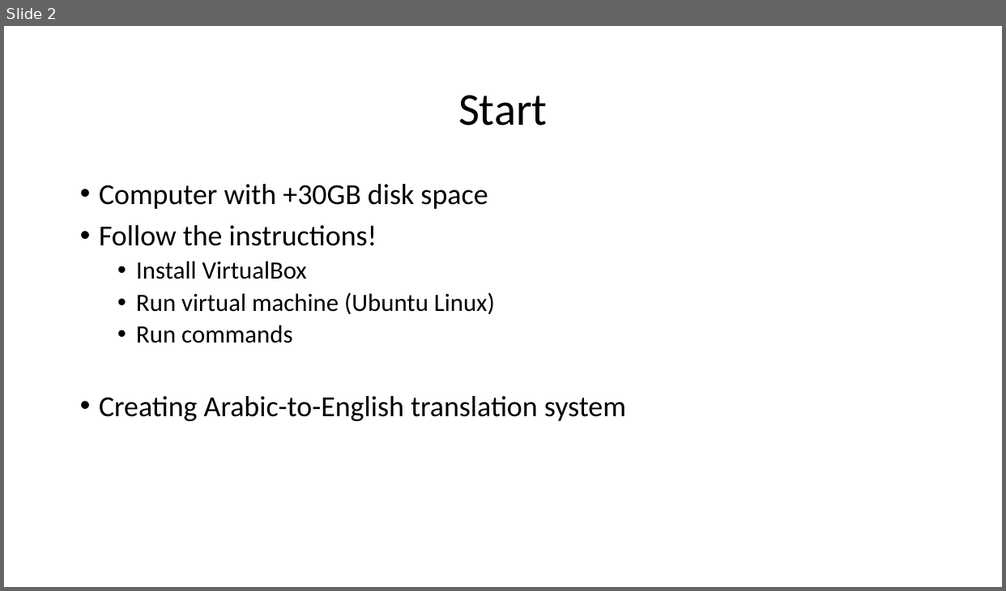
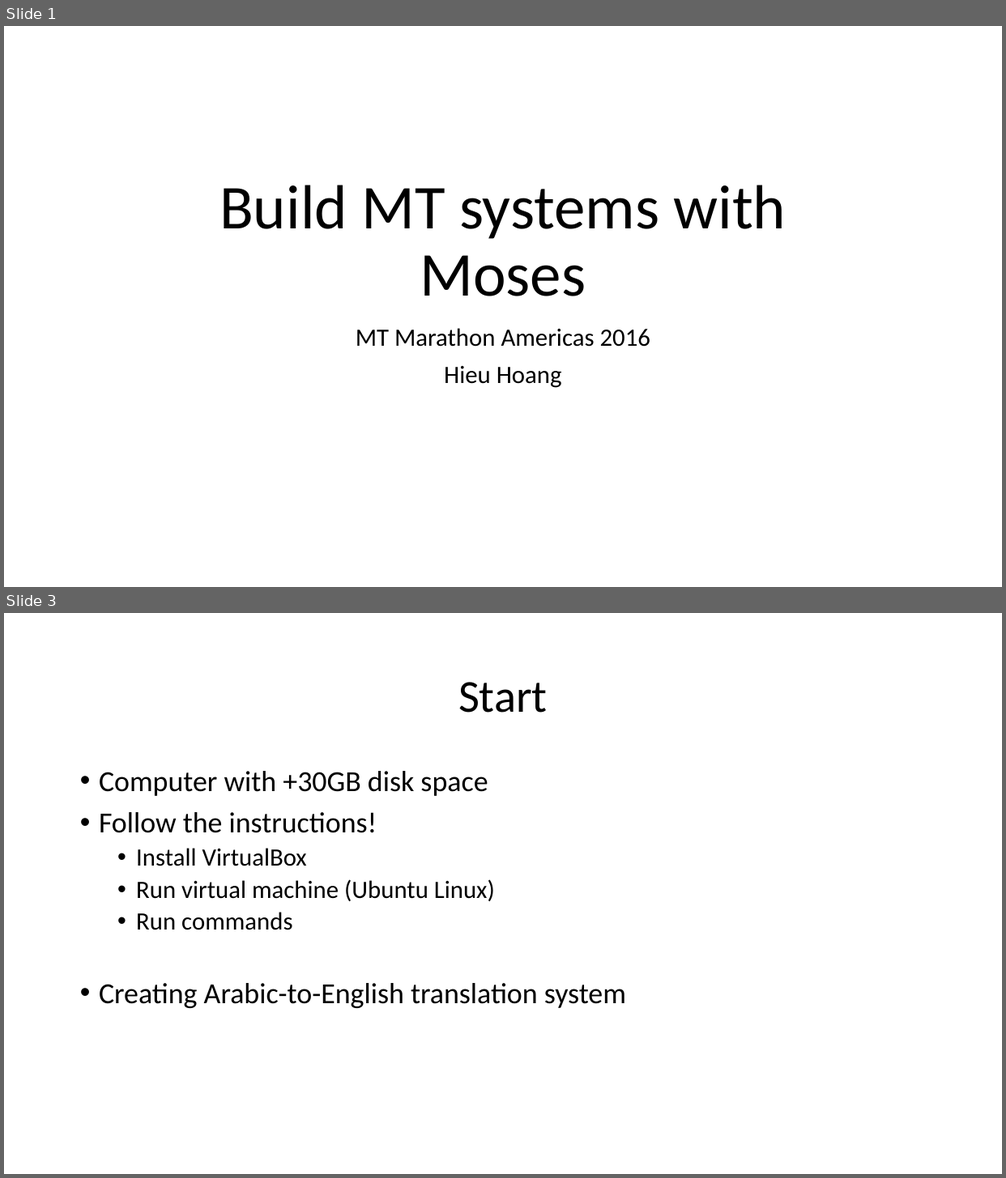
Before and after one commit to hieuhoang/papers, a slide deck: mtma16/slides.pptx. Shown one above the other, each under a label of ours: slide 2 before the commit, slides 1 and 3 after it; the slides between them are not shown. The pictures are 1006x591 and 1006x1178 pixels, drawn with LibreOffice and Linux fonts; fonts in the diff are those of the drawing. Boxes give left, top, right and bottom in pixels: in the first picture for what was removed or moved away, otherwise in the second. Text is boxed around its words. In the diff, an @@ line names an element or a change of style, - is before the commit and + after.

```diff
--- a/mtma16/slides.pptx
+++ b/mtma16/slides.pptx
@@ slide 1 added at (x1=4, y1=26, x2=1002, y2=587), background #FFFFFF @@
@@ title added at (x1=219, y1=185, x2=786, y2=297), 60 pt, text #000000 @@
+Build MT systems with Moses
@@ subtitle added at (x1=356, y1=328, x2=650, y2=388), 24 pt, text #000000 @@
+MT Marathon Americas 2016
+Hieu Hoang
@@ what was slide 2 is now slide 3 @@
```
Also in this commit, not shown: 2 other slides added, 1 slide removed, 1 other file.
